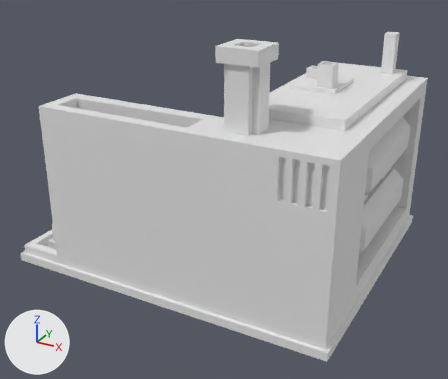
One commit to the OBJ model src/main/resources/assets/vs_control/models/block/valkyrium_compressor/valkyrium_compressor_geo.obj: the scene before it, then after it.
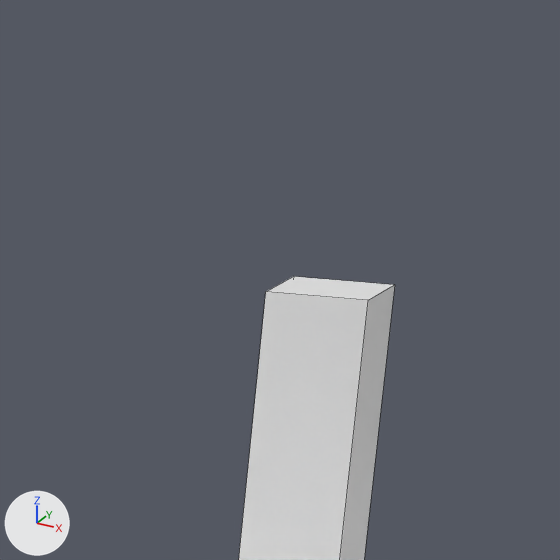
Each version appears first whole from a 50 mm lens placed at (1.344, -2.063, 0.956), pointed at (0.518, -0.562, 0.206), and next in a close-up on the part from 79% to 93% of the width and 0% to 17% of the height. The axes (+X, +Y, +Z) are drawn at lower left. The lights are the same throughout. The close-ups show mesh edges as thin lines. Materials are left out; every surface is plain grey. Where no turn or scale is listed for an object, it has been applied to the vertices.

Objects in the first close-up: 'valkyrium_compressor_geo'.
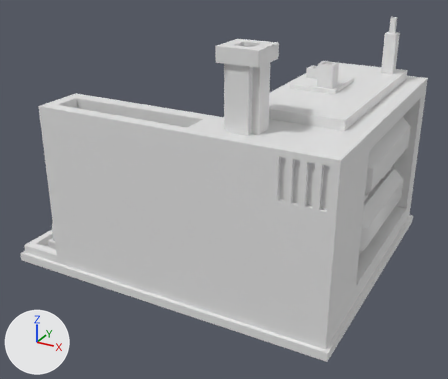
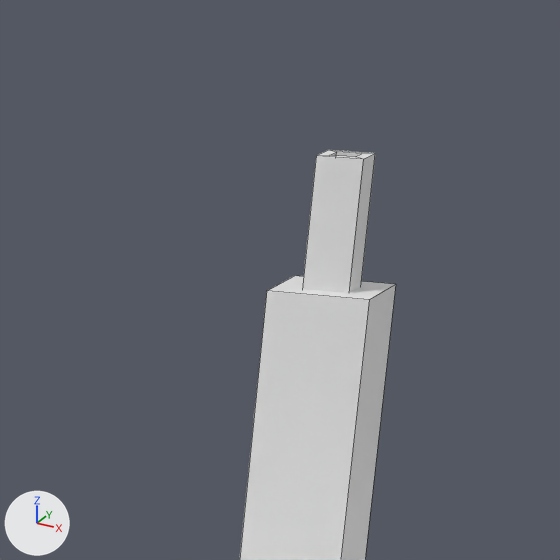
Scene script edits in JSON lines:
```json
{"block": "me_valkyrium_compressor_geo", "where": "me_valkyrium_compressor_geo.from_pydata(...)  # 1848 vertices, 1762 faces, 8 loose edges; spans x 0.01..0.99, y -0.916..-0.084, z 0.0..0.697"}
{"block": "me_valkyrium_compressor_geo", "where": "# used by ob_valkyrium_compressor_geo; location = (0.0, 0.0, 0.0)"}
{"block": "me_valkyrium_compressor_geo", "change": "me_valkyrium_compressor_geo part 1: the loose piece of 16 vertices spanning x 0.066..0.105, y -0.853..-0.814, z 0.005..0.052 is scaled about its middle by (0.402, 0.402, 2.81), then moved by (0.795, 0.641, 0.592)"}
```

Changed parts and their boxes [x1, y1, x2, y2] in the close-ups (560 x 560 px; the box of a moved part takes in the faces that stretch with it):
```json
{"object": "valkyrium_compressor_geo", "change": "reshaped", "before": [239, 276, 395, 560], "after": [240, 150, 396, 560]}
{"part": 1, "of": "me_valkyrium_compressor_geo", "change": "moved or reshaped", "after": [302, 150, 375, 293], "on screen": "not visible before"}
```
